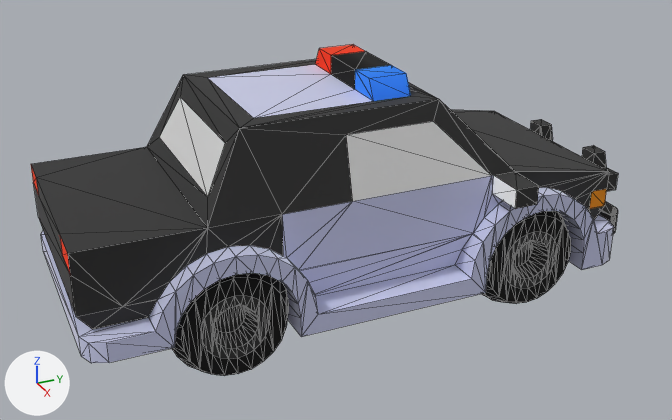
The glTF model assets/kenney-cars/GLTF format/police.glb: old version first, new version second.
One viewpoint serves both versions: a 50 mm camera at (4.13, -1.9, 2.56) aimed at (0.04, -0.06, 0.52). Arrows for +X, +Y and +Z are at lower left; the lights stay in place. Mesh edges are drawn as thin lines.

Script lines for the objects in view, before the commit:
```python
me_mesh_grill = bpy.data.meshes.new('Mesh grill')
me_mesh_grill.from_pydata(...)  # 106 vertices, 216 faces; spans x -0.5..0.5, y -0.15..0.05, z 0.0..0.426
# faces by material slot: [204, 8, 2, 2]
me_mesh_grill.materials.append(mat_plastic)  # dark grey #606060
me_mesh_grill.materials.append(mat_defaultmat)  # white #ffffff
me_mesh_grill.materials.append(mat_lightback)  # red #ff593a
me_mesh_grill.materials.append(mat_lightblue)  # blue #5bb1ff
me_mesh_wheel_frontright = bpy.data.meshes.new('Mesh wheel_frontRight')
me_mesh_wheel_frontright.from_pydata(...)  # 144 vertices, 284 faces; spans x 0.1..0.3, y -0.3..0.3, z -0.3..0.3
# faces by material slot: [166, 118]
me_mesh_wheel_frontright.materials.append(mat_cartire)  # black #3d3d3d
me_mesh_wheel_frontright.materials.append(mat_plastic)  # dark grey #606060
ob_grill = bpy.data.objects.new('grill', me_mesh_grill)
ob_grill.parent = ob_police
ob_grill.location = (0.0, 1.45, 0.274)
ob_police = bpy.data.objects.new('police', None)
ob_police.location = (0.0, 0.0, 0.0)
ob_wheel_frontright = bpy.data.objects.new('wheel_frontRight', me_mesh_wheel_frontright)
ob_wheel_frontright.parent = ob_police
ob_wheel_frontright.location = (0.3, 0.81, 0.3)
# also in view: 'body' at (0.0, -0.08, 0.75); 'wheel_backRight' at (0.5, -0.81, 0.3)
```
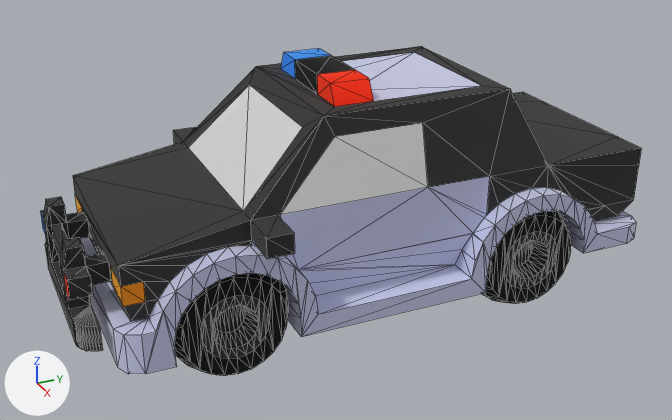
ob_police is not drawn itself; it is the parent of ob_body, ob_grill, ob_wheel_backleft, ob_wheel_backright, ob_wheel_frontleft, ob_wheel_frontright.

Pixel boxes [x1, y1, x2, y2] of what changed, in the pictures (672 x 420 px):
'body', turned
    before: [31, 44, 614, 363]
    after: [73, 46, 641, 374]
'wheel_backRight', turned (not visible afterwards)
    before: [172, 273, 289, 376]
'wheel_frontLeft', turned (not visible before)
    after: [175, 273, 289, 376]
'grill', turned
    before: [530, 119, 618, 234]
    after: [40, 197, 111, 351]
'wheel_frontRight', turned (not visible afterwards)
    before: [483, 211, 571, 304]
'wheel_backLeft', turned (not visible before)
    after: [483, 211, 571, 304]

The change, as a diff of the scene's bpy script:
```diff
--- a/assets/kenney-cars/GLTF format/police.glb.py
+++ b/assets/kenney-cars/GLTF format/police.glb.py
@@ ob_police @@
 ob_police.location = (0.0, 0.0, 0.0)
+ob_police.rotation_euler = (0.0, 0.0, -3.142)  # degrees (0, 0, -180)
```
